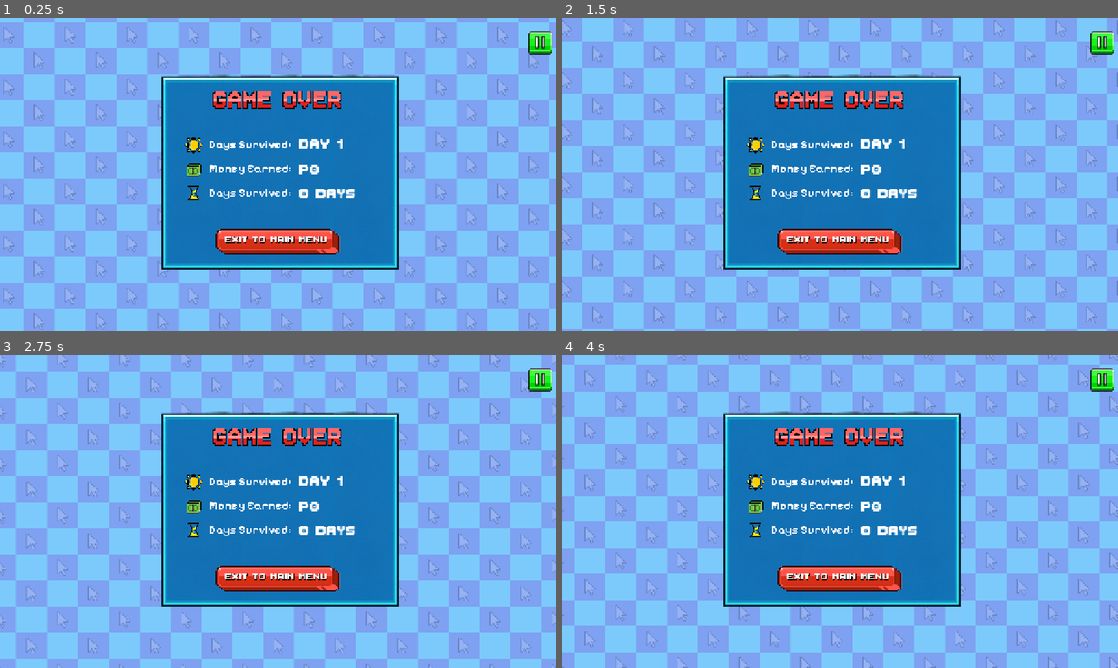
Above: before the commit, frames 1-4 (two rows, left to right).
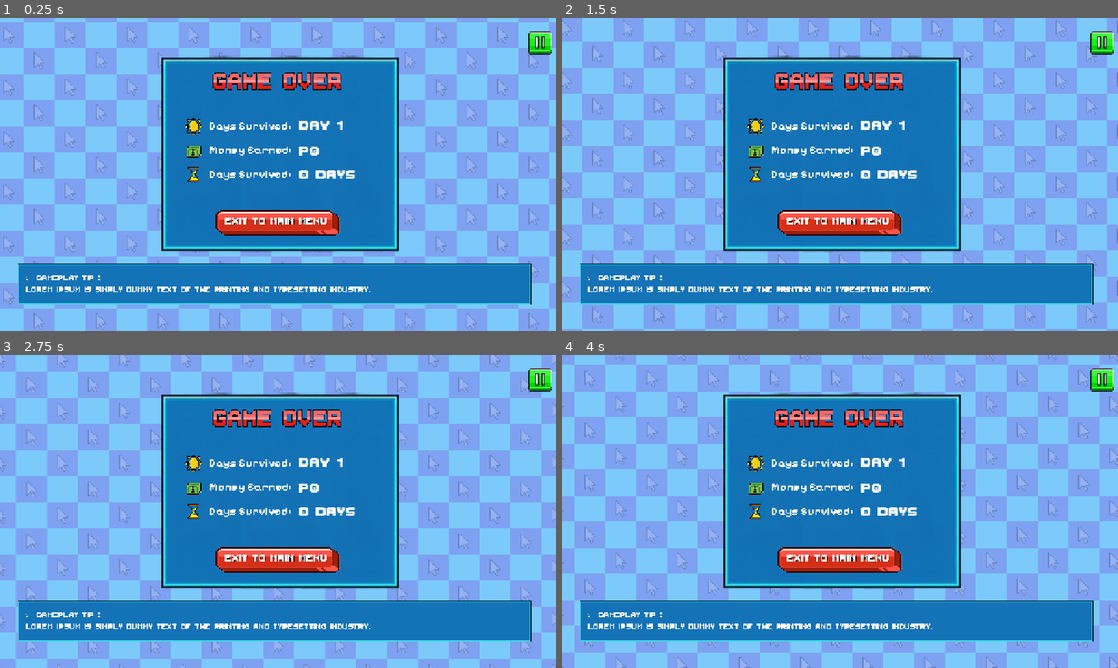
Above: after the commit, the same moments.

Repository: vinnyy-ph/gvd-project-overclocked
Game: Godot game, scene res://ui/gameover/game_over.tscn
Two runs of this game, one before a commit and one after it. Both use one fixed random seed, a clock stepped at 60 frames per second and the inputs below. This scene is started directly instead of the project's main scene. Sound files missing from this copy of the repository are replaced by a short silence.
Inputs (mouse positions are in pixels of both pictures, inside the frame that each line leads up to):
- Up to frame 1 (0.25 s): no input
- Up to frame 2 (1.5 s): tap Enter at 0.5 s; move the mouse to (962, 158) at 0.52 s; hold Right (ui_right) 0.53-1.25 s; click (962, 158) at 0.67 s; drag from (728, 190) to (812, 237) at 1.27 s
- Up to frame 3 (2.75 s): move the mouse to (333, 442) at 2.02 s; hold Right (ui_right) from 2.03 s (still down); click (333, 442) at 2.17 s
- Up to frame 4 (4 s): release Right (ui_right) at 2.75 s; drag from (812, 574) to (673, 464) at 2.77 s; move the mouse to (1006, 558) at 3.52 s; hold Left (ui_left) from 3.53 s (still down); click (1006, 558) at 3.67 s

The runs differ from the first frame. In frame 1, 24% of the frame differs, in the area x 3-96%, y 12-92%; in frame 2, 24%; in frame 3, 24%; in frame 4, 24%.

Commit message:
Add daily tip UI and fix scroll/mouse settings
Add a new tip image asset and importer (assets/images/ui/game_over/tipgameover.png) and integrate it into the Game Over scene. Update ui/gameover/game_over.tscn to adjust background offsets and add a DailyTip TextureRect with a MarginContainer and Label for gameplay tips. Also tweak UI container behavior: enable vertical scrolling and adjust mouse_filter/size flags on leaderboard and profile selection ScrollContainers and their entries (leaderboard_entry.tscn, profile_selection.tscn, profile_slot.tscn) so list items accept mouse input and name clippers use proper layout. These changes improve tip display and interaction for leaderboard/profile lists.

Diff:
--- a/ui/gameover/game_over.tscn
+++ b/ui/gameover/game_over.tscn
@@ -1,11 +1,12 @@
-[gd_scene load_steps=7 format=3 uid="uid://djjhmpvb54f6s"]
+[gd_scene format=3 uid="uid://djjhmpvb54f6s"]
 
-[ext_resource type="Script" path="res://ui/gameover/game_over.gd" id="1_script"]
+[ext_resource type="Script" uid="uid://c6f1f3o548xn8" path="res://ui/gameover/game_over.gd" id="1_script"]
 [ext_resource type="Texture2D" uid="uid://gxpuayshv6bs" path="res://assets/images/ui/game_over/gameover.png" id="1_xhg2v"]
 [ext_resource type="Texture2D" uid="uid://brf7ju6xse0gb" path="res://assets/images/exit.png" id="2_ehkxf"]
 [ext_resource type="Shader" uid="uid://bvlnophccpwe4" path="res://ui/main_menu_v2/MainMenuV2.gdshader" id="3_qa3gh"]
 [ext_resource type="Texture2D" uid="uid://hpkr7d6r1dyh" path="res://assets/images/main_menu/checkered_bg.png" id="4_f8vxi"]
 [ext_resource type="FontFile" uid="uid://ysv7bka211fd" path="res://assets/fonts/ThaleahFat.ttf" id="5_f8vxi"]
+[ext_resource type="Texture2D" uid="uid://8y3ntf773ea3" path="res://assets/images/ui/game_over/tipgameover.png" id="7_ytng4"]
 
 [sub_resource type="ShaderMaterial" id="ShaderMaterial_ukcgt"]
 shader = ExtResource("3_qa3gh")
@@ -39,9 +40,9 @@
 anchor_right = 0.5
 anchor_bottom = 0.5
 offset_left = -290.0066
-offset_top = -231.5
+offset_top = -274.0
 offset_right = 290.0066
-offset_bottom = 231.5
+offset_bottom = 189.0
 grow_horizontal = 2
 grow_vertical = 2
 texture = ExtResource("1_xhg2v")
@@ -89,3 +90,39 @@
 theme_override_font_sizes/font_size = 48
 text = "30 days"
 vertical_alignment = 1
+
+[node name="DailyTip" type="TextureRect" parent="." unique_id=238936102]
+layout_mode = 1
+anchors_preset = 15
+anchor_right = 1.0
+anchor_bottom = 1.0
+offset_left = 40.0
+offset_top = 563.5
+offset_right = -56.0
+offset_bottom = -61.171326
+grow_horizontal = 2
+grow_vertical = 2
+texture = ExtResource("7_ytng4")
+expand_mode = 1
+
+[node name="MarginContainer" type="MarginContainer" parent="DailyTip" unique_id=1934395278]
+layout_mode = 1
+anchors_preset = 15
+anchor_right = 1.0
+anchor_bottom = 1.0
+grow_horizontal = 2
+grow_vertical = 2
+theme_override_constants/margin_left = 20
+theme_override_constants/margin_top = 20
+theme_override_constants/margin_right = 20
+theme_override_constants/margin_bottom = 20
+
+[node name="DailyTipText" type="Label" parent="DailyTip/MarginContainer" unique_id=953922798]
+custom_minimum_size = Vector2(1, 1)
+layout_mode = 2
+theme_override_fonts/font = ExtResource("5_f8vxi")
+theme_override_font_sizes/font_size = 25
+text = ">_ Gameplay tip !
+Lorem Ipsum is simply dummy text of the printing and typesetting industry. "
+autowrap_mode = 3
+metadata/_edit_use_anchors_ = true
--- a/ui/leaderboard/leaderboard.tscn
+++ b/ui/leaderboard/leaderboard.tscn
@@ -89,8 +89,11 @@
 offset_top = 136.0
 offset_right = 1260.0
 offset_bottom = 700.0
+mouse_filter = 0
 horizontal_scroll_mode = 0
+vertical_scroll_mode = 2
 
 [node name="LeaderboardList" type="VBoxContainer" parent="ScrollContainer" unique_id=1675756069]
 layout_mode = 2
+size_flags_horizontal = 3
 theme_override_constants/separation = 10
--- a/ui/leaderboard/leaderboard_entry.tscn
+++ b/ui/leaderboard/leaderboard_entry.tscn
@@ -9,6 +9,7 @@
 custom_minimum_size = Vector2(1200, 175)
 offset_right = 1200.0
 offset_bottom = 175.0
+mouse_filter = 1
 texture_normal = ExtResource("1_1")
 script = ExtResource("4_4")
 
@@ -71,11 +72,13 @@
 
 [node name="NameClipper" type="Control" parent="." unique_id=141816120]
 clip_contents = true
+layout_mode = 3
 anchors_preset = 0
 offset_left = 211.0
 offset_top = -4.0
 offset_right = 1032.0
 offset_bottom = 102.0
+mouse_filter = 1
 
 [node name="ProfileNameLabel" type="Label" parent="NameClipper" unique_id=678295377]
 clip_contents = true
--- a/ui/profile_selection/profile_selection.tscn
+++ b/ui/profile_selection/profile_selection.tscn
@@ -89,10 +89,14 @@
 offset_top = 136.0
 offset_right = 1260.0
 offset_bottom = 700.0
+mouse_filter = 0
 horizontal_scroll_mode = 0
+vertical_scroll_mode = 2
 
 [node name="ProfileList" type="VBoxContainer" parent="ScrollContainer" unique_id=1192448185]
 layout_mode = 2
+size_flags_horizontal = 3
+mouse_filter = 1
 theme_override_constants/separation = 10
 
 [node name="NameInputDialog" type="ColorRect" parent="." unique_id=1711709522]
--- a/ui/profile_selection/profile_slot.tscn
+++ b/ui/profile_selection/profile_slot.tscn
@@ -9,16 +9,19 @@
 custom_minimum_size = Vector2(1200, 175)
 offset_right = 1200.0
 offset_bottom = 175.0
+mouse_filter = 1
 texture_normal = ExtResource("1_1")
 script = ExtResource("4_4")
 
 [node name="NameClipper" type="Control" parent="." unique_id=235490279]
 clip_contents = true
+layout_mode = 3
 anchors_preset = 0
 offset_left = 39.0
 offset_top = 46.0
 offset_right = 272.0
 offset_bottom = 152.0
+mouse_filter = 1
 
 [node name="ProfileNameLabel" type="Label" parent="NameClipper" unique_id=1998063899]
 clip_contents = true
Binary file added: assets/images/ui/game_over/tipgameover.png
Not shown, added: assets/images/ui/game_over/tipgameover.png.import
